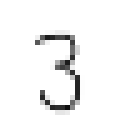
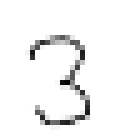
Before/after of a 140 × 140 layered artwork. What changed in the layer stack:
painted on "Fundo" over [25, 30, 90, 130]
